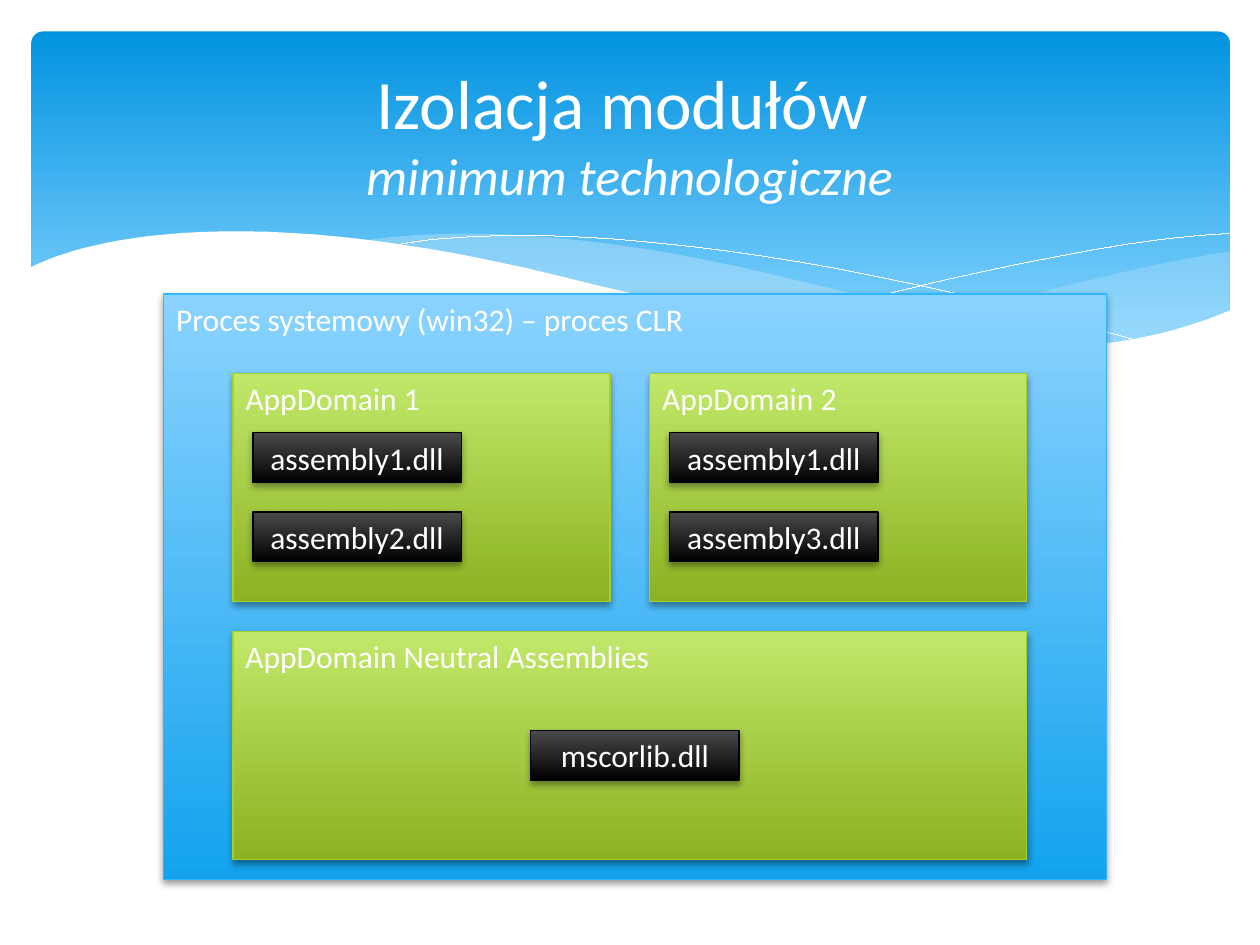
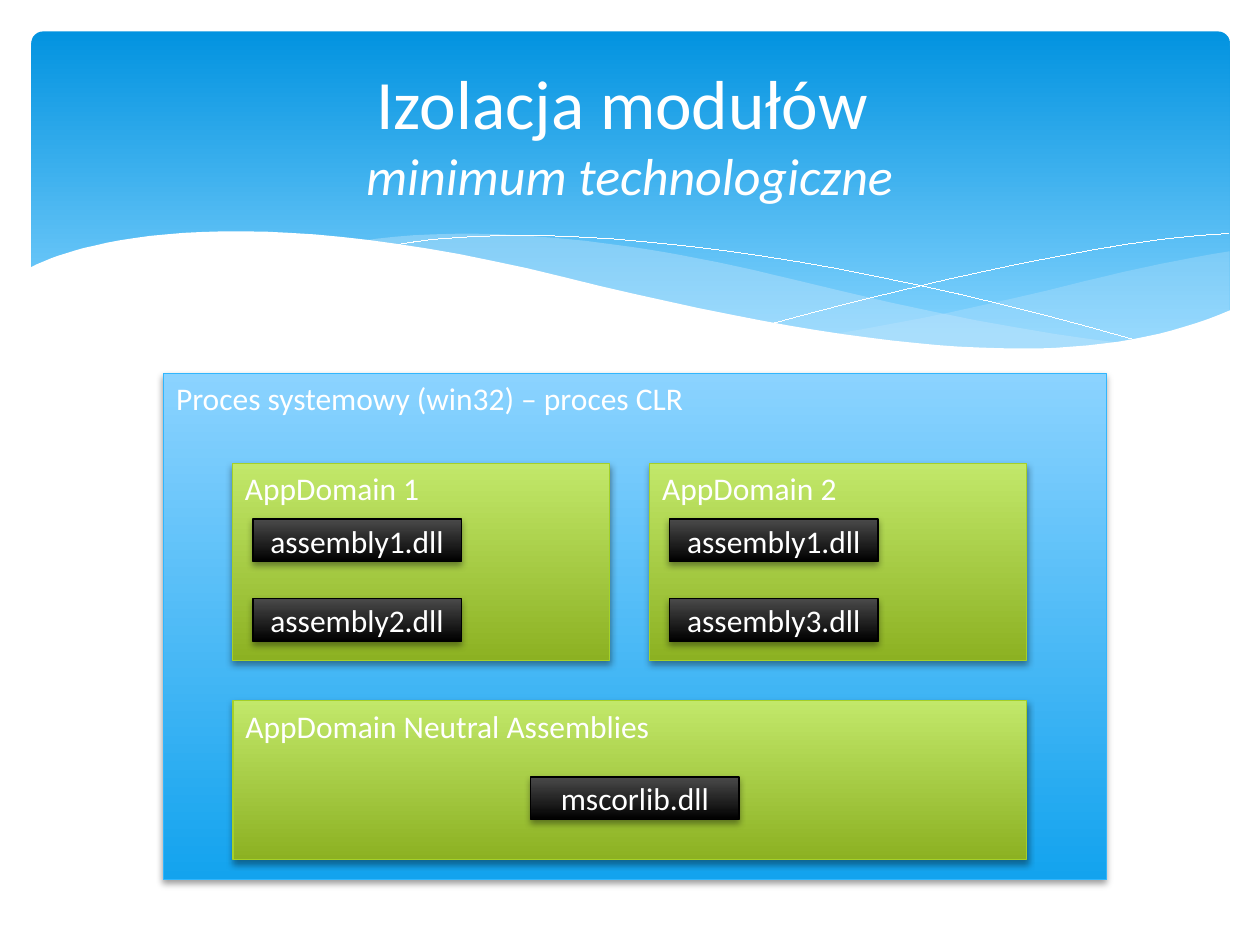
Before and after one commit to psla/Nomad, a slide deck: slide 39 of DiplomaSeminar/Presentation/Nomad.pptx (slide 64 before the commit). Drawn at 1260x945 pixels with LibreOffice and Linux fonts; fonts in the diff are those of the drawing. Boxes give left, top, right and bottom in pixels: in the first picture for what was removed or moved away, otherwise in the second. Text is boxed around its words. In the diff, an @@ line names an element or a change of style, - is before the commit and + after.

```diff
--- a/DiplomaSeminar/Presentation/Nomad.pptx
+++ b/DiplomaSeminar/Presentation/Nomad.pptx
@@ rectangle "Proces systemowy (win32) – proces ...": place and size @@
-rectangle "Proces systemowy (win32) – proces ..." at <box>164,294,1106,879</box>
+rectangle "Proces systemowy (win32) – proces ..." at <box>164,373,1106,879</box>
@@ rectangle "AppDomain 1": place and size @@
-rectangle "AppDomain 1" at <box>233,373,610,601</box>
+rectangle "AppDomain 1" at <box>233,464,610,662</box>
@@ rectangle "AppDomain 2": place and size @@
-rectangle "AppDomain 2" at <box>650,373,1027,601</box>
+rectangle "AppDomain 2" at <box>650,464,1027,662</box>
@@ rectangle "assembly1.dll": place and size @@
-rectangle "assembly1.dll" at <box>253,433,461,483</box>
+rectangle "assembly1.dll" at <box>253,519,461,562</box>
@@ rectangle "assembly1.dll": place and size @@
-rectangle "assembly1.dll" at <box>669,433,877,483</box>
+rectangle "assembly1.dll" at <box>669,519,877,562</box>
@@ rectangle "assembly2.dll": place and size @@
-rectangle "assembly2.dll" at <box>253,512,461,561</box>
+rectangle "assembly2.dll" at <box>253,598,461,641</box>
@@ rectangle "assembly3.dll": place and size @@
-rectangle "assembly3.dll" at <box>669,512,877,561</box>
+rectangle "assembly3.dll" at <box>669,598,877,641</box>
@@ rectangle "AppDomain Neutral Assemblies": place and size @@
-rectangle "AppDomain Neutral Assemblies" at <box>233,631,1027,859</box>
+rectangle "AppDomain Neutral Assemblies" at <box>233,701,1027,859</box>
@@ rectangle "mscorlib.dll": place and size @@
-rectangle "mscorlib.dll" at <box>530,731,738,780</box>
+rectangle "mscorlib.dll" at <box>530,777,738,820</box>
```
Also in this commit, not shown: 13 other slides changed, 7 slides added, 2 other files.
